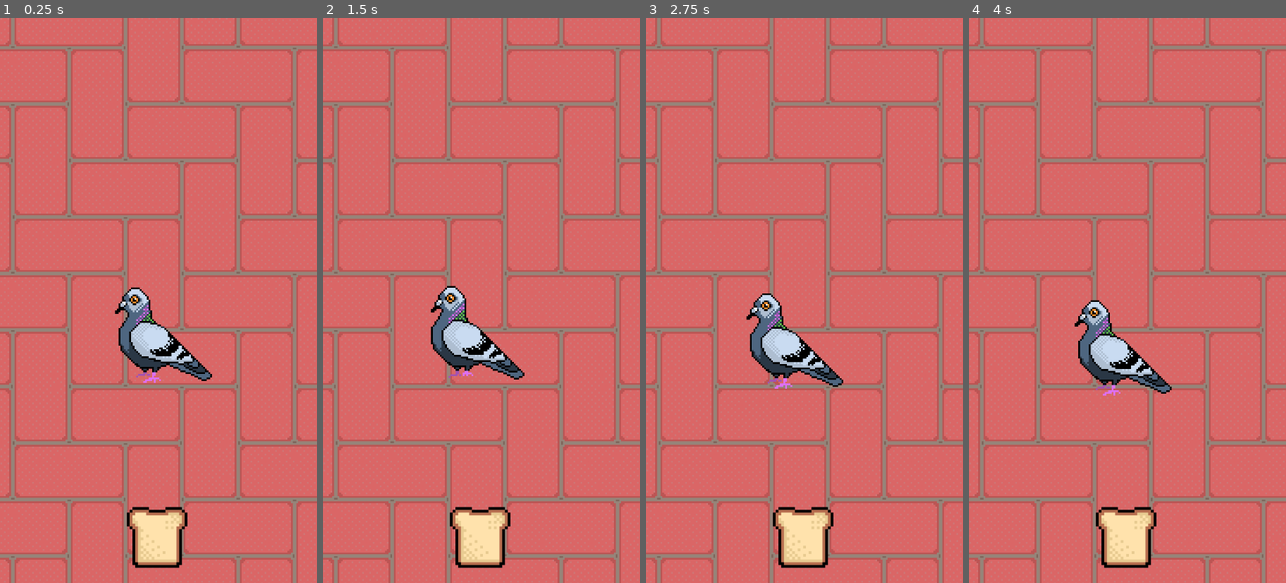
Above: before the commit, frames 1-4 (left to right).
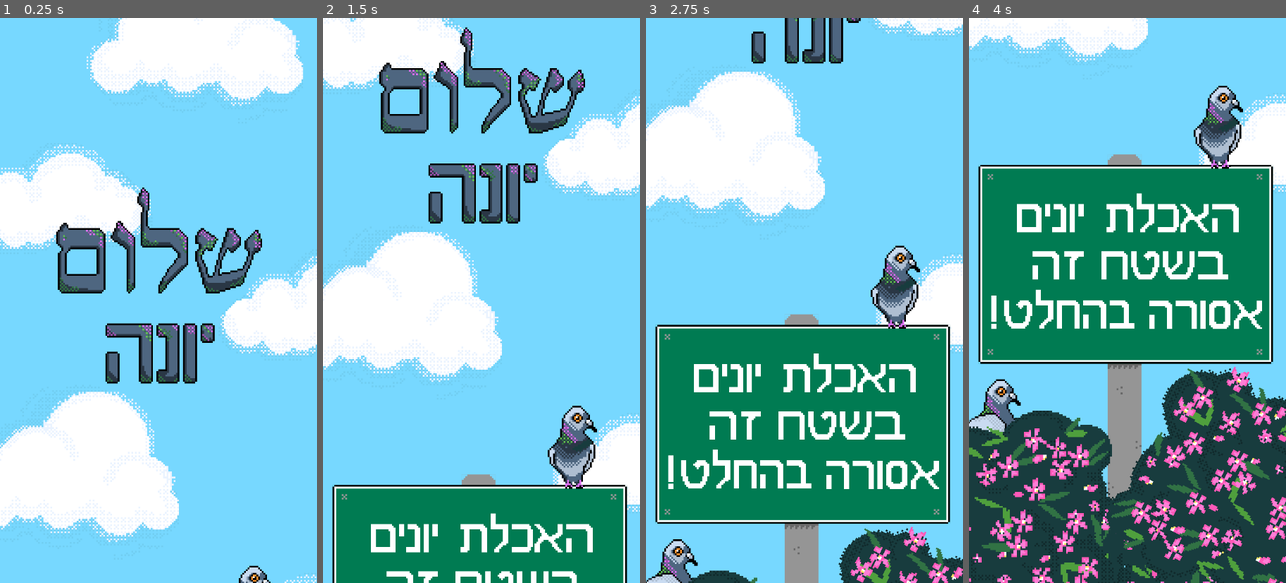
Above: after the commit, the same moments.

Repository: DaividFrank/Pigeons.github.io
Game: Godot game, scene res://Main.tscn
The game is run twice, just before and just after one commit, with the same random seed, the same clock (stepped at 60 frames per second) and the same inputs.
Inputs:
- Up to frame 1 (0.25 s): no input
- Up to frame 2 (1.5 s): no input
- Up to frame 3 (2.75 s): no input
- Up to frame 4 (4 s): no input

The runs differ from the first frame. In frame 1, 100% of the frame differs, in the area x 0-100%, y 0-100%; in frame 2, 100%; in frame 3, 100%; in frame 4, 100%.

Commit message:
Added new BG and SFX

Diff:
--- a/Main.gd
+++ b/Main.gd
@@ -44,6 +44,22 @@
 	add_child(body_tween)
 	add_child(pigeon_tween)
 
+	tween.interpolate_property($BG, "global_position", Vector2(360, 2100), Vector2(360,-800), 10, Tween.TRANS_LINEAR, Tween.EASE_IN)
+	tween.interpolate_property($Feed, "visible", false, true, 20, Tween.TRANS_LINEAR, Tween.EASE_IN)
+	tween.interpolate_property($Pigeon, "visible", false, true, 20.3, Tween.TRANS_LINEAR, Tween.EASE_IN)
+	tween.interpolate_callback(self, 10, "restart_pigeon")
+	tween.start()
+
+func restart_pigeon():
+	var spawn = $LeftSpawn
+	if randi() % 2:
+		spawn = $RightSpawn
+	var _ok = pigeon_tween.interpolate_property($Pigeon, "global_position", spawn.global_position, $PigeonLoc.global_position, 0.5, Tween.TRANS_LINEAR, Tween.EASE_IN)
+	_ok = pigeon_tween.interpolate_property(self, "stop", true, false, 0.5, Tween.TRANS_LINEAR, Tween.EASE_IN)
+	_ok = pigeon_tween.interpolate_property(self, "can_move", false, true, 1, Tween.TRANS_LINEAR, Tween.EASE_IN)
+	pigeon_tween.start()
+	$Pigeon/AnimationPlayer.play("Idle1")
+	$Pigeon/AnimationPlayer.seek(0)
 
 func move_pigeon(delta):
 	randomize()
@@ -64,23 +80,13 @@
 		timer = 1.0
 
 func dead():
-	var spawn = $LeftSpawn
-	if randi() % 2:
-		spawn = $RightSpawn
-
 	var body = BodyScene.instance()
 	$Bodies.add_child(body)
 	var body_pos = Vector2(BODY_HOR_BASE + (BODY_HOR_STEP * (bodies % 3)),
 						   BODY_VER_BASE - (BODY_VER_STEP * (int(bodies / 3.0))))
 	var _ok = body_tween.interpolate_property(body, "global_position", $Pigeon.global_position, body_pos, 0.5, Tween.TRANS_LINEAR, Tween.EASE_IN)
 	body_tween.start()
-
-	_ok = pigeon_tween.interpolate_property($Pigeon, "global_position", spawn.global_position, $PigeonLoc.global_position, 0.5, Tween.TRANS_LINEAR, Tween.EASE_IN)
-	_ok = pigeon_tween.interpolate_property(self, "stop", true, false, 0.5, Tween.TRANS_LINEAR, Tween.EASE_IN)
-	_ok = pigeon_tween.interpolate_property(self, "can_move", false, true, 1, Tween.TRANS_LINEAR, Tween.EASE_IN)
-	pigeon_tween.start()
-	$Pigeon/AnimationPlayer.play("Idle1")
-	$Pigeon/AnimationPlayer.seek(0)
+	restart_pigeon()
 	bodies += 1
 	stop = false
 
@@ -137,6 +143,7 @@
 func _on_Feed_pressed():
 	if stop:
 		return
+	$BreadSFX.play()
 	tween.interpolate_property($Feed, "disabled", true, false, 1.5, Tween.TRANS_LINEAR, Tween.EASE_IN)
 	tween.interpolate_property($Food, "global_position", $StartFood.global_position, $Pigeon/EndFood.global_position, 1, Tween.TRANS_LINEAR, Tween.EASE_IN)
 	tween.interpolate_property($Food, "visible", true, false, 1, Tween.TRANS_CUBIC, Tween.EASE_IN)
--- a/Main.tscn
+++ b/Main.tscn
@@ -10,7 +10,9 @@
 [ext_resource path="res://Assets/poop 2-05.png" type="Texture" id=8]
 [ext_resource path="res://Assets/poop 3-05.png" type="Texture" id=9]
 [ext_resource path="res://Assets/poop 4-05.png" type="Texture" id=10]
-[ext_resource path="res://Assets/New/BG.png" type="Texture" id=12]
+[ext_resource path="res://Assets/New/NEW BG.png" type="Texture" id=11]
+[ext_resource path="res://SFX/bread-sound.ogg" type="AudioStream" id=12]
+[ext_resource path="res://SFX/General Sound.wav" type="AudioStream" id=13]
 
 [node name="Control" type="Control"]
 anchor_right = 1.0
@@ -28,10 +30,15 @@
 "_edit_use_anchors_": false
 }
 
+[node name="BG" type="Sprite" parent="."]
+position = Vector2( 360, 2100 )
+texture = ExtResource( 11 )
+
 [node name="TextureRect" type="TextureRect" parent="."]
+visible = false
 margin_right = 721.0
-margin_bottom = 1281.0
-texture = ExtResource( 12 )
+margin_bottom = 4207.0
+texture = ExtResource( 11 )
 __meta__ = {
 "_edit_use_anchors_": false
 }
@@ -52,18 +59,6 @@
 
 [node name="EndFood" type="Position2D" parent="Pigeon"]
 position = Vector2( 70, -53 )
-
-[node name="Pigeon2" parent="." instance=ExtResource( 3 )]
-position = Vector2( -158, 747 )
-
-[node name="Pigeon5" parent="." instance=ExtResource( 3 )]
-position = Vector2( -343, 732 )
-
-[node name="Pigeon3" parent="." instance=ExtResource( 3 )]
-position = Vector2( 884, 732 )
-
-[node name="Pigeon4" parent="." instance=ExtResource( 3 )]
-position = Vector2( 1059, 732 )
 
 [node name="LeftSpawn" type="Position2D" parent="."]
 position = Vector2( -252, 731 )
@@ -184,4 +179,15 @@
 
 [node name="Bodies" type="Node" parent="."]
 
+[node name="Music" type="AudioStreamPlayer2D" parent="."]
+position = Vector2( 360, 2100 )
+stream = ExtResource( 13 )
+volume_db = 10.0
+autoplay = true
+
+[node name="BreadSFX" type="AudioStreamPlayer2D" parent="."]
+position = Vector2( 360, 2100 )
+stream = ExtResource( 12 )
+volume_db = -2.0
+
 [connection signal="pressed" from="Feed" to="." method="_on_Feed_pressed"]
--- a/Pigeon.gd
+++ b/Pigeon.gd
@@ -8,10 +8,10 @@
 
 # Called when the node enters the scene tree for the first time.
 func _ready():
-	$Sprite.visible = true
+	# $Sprite.visible = true
 	$AnimationPlayer.play("Eat1")
 	$AnimationPlayer.seek(0, true)
-	$AnimationPlayer.play("Idle1")
+	# $AnimationPlayer.play("Idle1")
 
 
 # Called every frame. 'delta' is the elapsed time since the previous frame.
--- a/Pigeon.tscn
+++ b/Pigeon.tscn
@@ -15,6 +15,7 @@
 [ext_resource path="res://Assets/New/Pigeon 4 far resting .png" type="Texture" id=13]
 [ext_resource path="res://Assets/New/Pigeon death 2.png" type="Texture" id=14]
 [ext_resource path="res://Assets/New/Pigeon 5 fat resting .png" type="Texture" id=15]
+[ext_resource path="res://SFX/Grr Grr.wav" type="AudioStream" id=16]
 
 [sub_resource type="Animation" id=6]
 resource_name = "Die"
@@ -339,6 +340,18 @@
 "update": 0,
 "values": [ 0, 5 ]
 }
+tracks/5/type = "value"
+tracks/5/path = NodePath("SFX:playing")
+tracks/5/interp = 1
+tracks/5/loop_wrap = true
+tracks/5/imported = false
+tracks/5/enabled = true
+tracks/5/keys = {
+"times": PoolRealArray( 0.5 ),
+"transitions": PoolRealArray( 1 ),
+"update": 1,
+"values": [ true ]
+}
 
 [sub_resource type="Animation" id=10]
 resource_name = "Idle2"
@@ -403,6 +416,18 @@
 "update": 0,
 "values": [ 0, 7 ]
 }
+tracks/5/type = "value"
+tracks/5/path = NodePath("SFX:playing")
+tracks/5/interp = 1
+tracks/5/loop_wrap = true
+tracks/5/imported = false
+tracks/5/enabled = true
+tracks/5/keys = {
+"times": PoolRealArray( 0.5 ),
+"transitions": PoolRealArray( 1 ),
+"update": 1,
+"values": [ true ]
+}
 
 [sub_resource type="Animation" id=11]
 resource_name = "Idle3"
@@ -467,6 +492,18 @@
 "update": 0,
 "values": [ 0, 7 ]
 }
+tracks/5/type = "value"
+tracks/5/path = NodePath("SFX:playing")
+tracks/5/interp = 1
+tracks/5/loop_wrap = true
+tracks/5/imported = false
+tracks/5/enabled = true
+tracks/5/keys = {
+"times": PoolRealArray( 0.5 ),
+"transitions": PoolRealArray( 1 ),
+"update": 1,
+"values": [ true ]
+}
 
 [sub_resource type="Animation" id=16]
 resource_name = "Idle4"
@@ -531,6 +568,18 @@
 "update": 0,
 "values": [ 0, 7 ]
 }
+tracks/5/type = "value"
+tracks/5/path = NodePath("SFX:playing")
+tracks/5/interp = 1
+tracks/5/loop_wrap = true
+tracks/5/imported = false
+tracks/5/enabled = true
+tracks/5/keys = {
+"times": PoolRealArray( 0.5 ),
+"transitions": PoolRealArray( 1 ),
+"update": 1,
+"values": [ true ]
+}
 
 [sub_resource type="Animation" id=17]
 resource_name = "Idle5"
@@ -595,6 +644,18 @@
 "update": 0,
 "values": [ 0, 7 ]
 }
+tracks/5/type = "value"
+tracks/5/path = NodePath("SFX:playing")
+tracks/5/interp = 1
+tracks/5/loop_wrap = true
+tracks/5/imported = false
+tracks/5/enabled = true
+tracks/5/keys = {
+"times": PoolRealArray( 0.5 ),
+"transitions": PoolRealArray( 1 ),
+"update": 1,
+"values": [ false ]
+}
 
 [sub_resource type="Animation" id=7]
 resource_name = "Pooping1"
@@ -809,9 +870,9 @@
 
 [node name="Sprite" type="Sprite" parent="."]
 z_index = 1
-texture = ExtResource( 4 )
-hframes = 8
-vframes = 3
+texture = ExtResource( 15 )
+hframes = 7
+frame = 7
 
 [node name="AnimationPlayer" type="AnimationPlayer" parent="."]
 anims/Die = SubResource( 6 )
@@ -828,3 +889,6 @@
 anims/Pooping2 = SubResource( 9 )
 anims/Pooping3 = SubResource( 13 )
 anims/Pooping4 = SubResource( 14 )
+
+[node name="SFX" type="AudioStreamPlayer2D" parent="."]
+stream = ExtResource( 16 )
Binary file added: Assets/New/NEW BG.png
Not shown, added: Assets/New/NEW BG.png.import
Not shown: 1 places in Main.tscn that only renumber resources
Not shown: 1 places in Pigeon.tscn that only renumber resources
Not shown, added: SFX/General Sound.wav.import
Not shown, added: SFX/Grr Grr.wav.import
Not shown, added: SFX/bread-sound.ogg.import
Not shown, added: SFX/General Sound.wav
Not shown, added: SFX/Grr Grr.wav
Not shown, added: SFX/bread-sound.ogg
